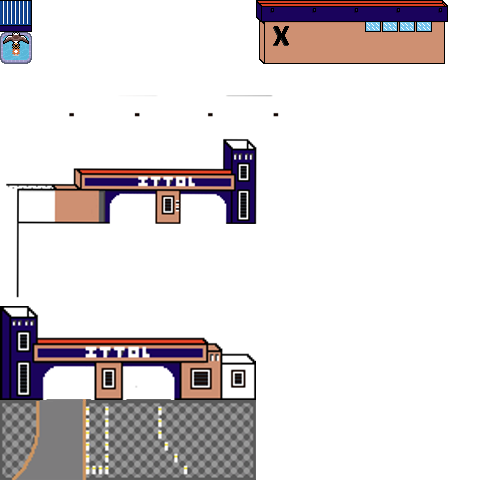
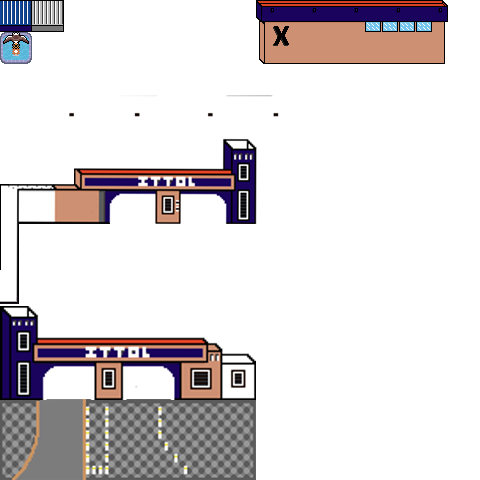
Comparing the layer stacks of the two 480px x 480px images. Changes:
added layer "TileSet Merged" (1st of 2) above "TileSet Merged" over [32, 0, 64, 32]
painted on "TileSet Merged" (2nd of 2) over [0, 0, 110, 304]
